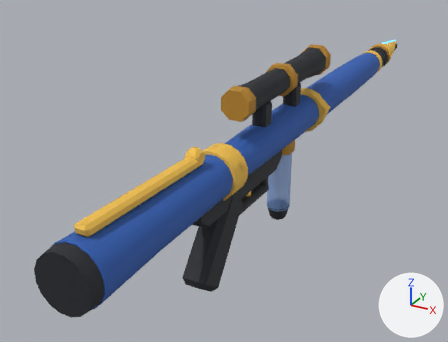
Before and after pictures for a commit that changed the glTF model roblox/assets/weapons-kit/src/w_dmr@dmr_pen.glb.
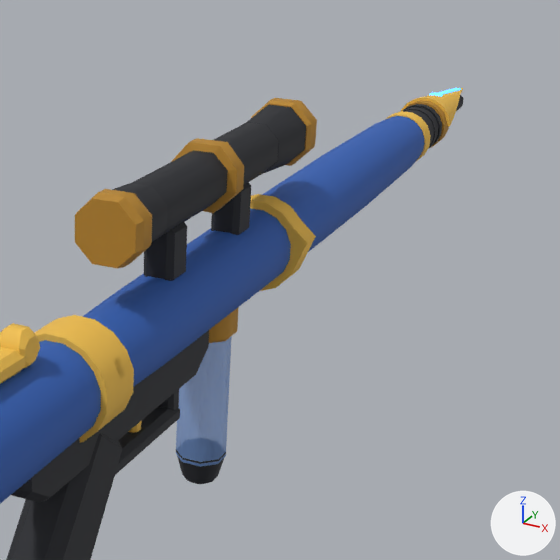
Each version is shown whole from a 50 mm camera at (0.466, -1.05, 0.439) aimed at (-0.133, 0.04, -0.106), then close up on the part from 42% to 98% of the width and 0% to 74% of the height. The lights are fixed; the arrows at lower right show +X, +Y and +Z. The first two pictures are the older version. Where no turn or scale is listed for an object, it has been applied to the vertices. Vertices at exactly the same position are counted once.

Names of what the first close-up shows: 'band_wzN', 'body_wzA', 'frame_wzB', 'grip2_wzB', 'grip_wzB', 'guard_wzB', 'mag_wzN.001', 'mount_wzB', 'scope_wzB', 'scope_wzN', 'stock_wzA', 'stock_wzN' and 7 more.
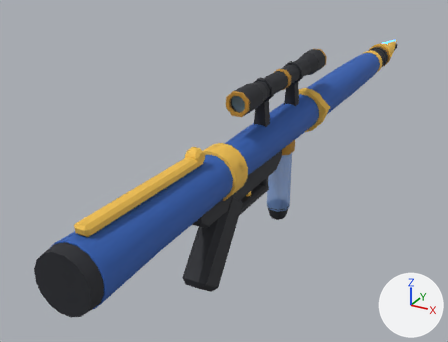
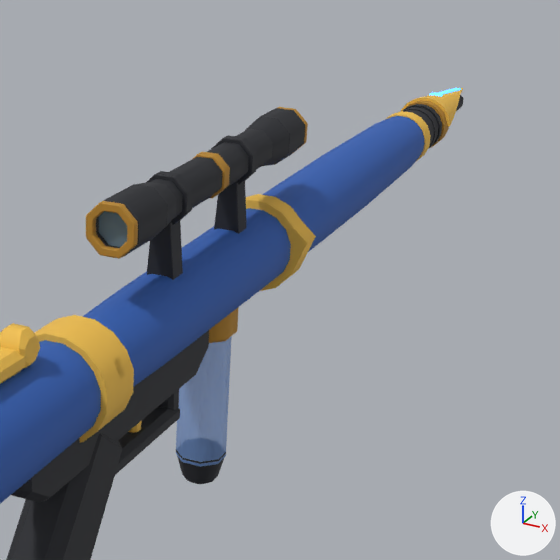
Pixel boxes (x1, y1, x2, y2) of what changed, in the close-ups (560 x 560 px):
'scope_wzB', reshaped
    before: (112, 105, 306, 242)
    after: (96, 108, 305, 280)
'scope_wzN', reshaped (8% narrower, 11% shorter)
    before: (75, 98, 317, 268)
    after: (86, 107, 308, 259)
'mount_wzB', deleted (black)
    before: (144, 182, 251, 281)
part 1 of me_scope_wzb, added (black)
    after: (211, 135, 257, 184)
part 2 of me_scope_wzb, added (black)
    after: (147, 171, 193, 225)
part 3 of me_scope_wzb, rebuilt
    before: (247, 105, 306, 173)
    after: (256, 108, 305, 164)
part 4 of me_scope_wzb, rebuilt
    before: (112, 183, 167, 242)
    after: (96, 185, 167, 256)
part 5 of me_scope_wzb, rebuilt
    before: (132, 122, 279, 240)
    after: (207, 129, 273, 188)
part 6 of me_scope_wzb, added (black)
    after: (151, 157, 223, 220)
part 7 of me_scope_wzb, added (black)
    after: (214, 181, 246, 234)
part 8 of me_scope_wzb, added (black)
    after: (147, 221, 183, 280)
part 9 of me_scope_wzn, added
    after: (277, 107, 308, 154)
part 10 of me_scope_wzn, added (orange)
    after: (86, 201, 138, 259)
part 11 of me_scope_wzn, added (orange)
    after: (193, 152, 230, 198)
part 12 of me_scope_wzn, deleted (orange)
    before: (251, 98, 317, 166)
part 13 of me_scope_wzn, deleted (orange)
    before: (75, 189, 152, 268)
part 14 of me_scope_wzn, deleted (orange)
    before: (171, 138, 244, 213)

Diff of the bpy script that builds the scene:
```diff
--- a/roblox/assets/weapons-kit/src/w_dmr@dmr_pen.glb.py
+++ b/roblox/assets/weapons-kit/src/w_dmr@dmr_pen.glb.py
@@ me_scope_wzb @@
 # used by ob_scope_wzb; location = (0.0, 0.0, 0.0)
-me_scope_wzb.from_pydata(...)  # 128 vertices, 244 faces; spans x -0.029..0.029, y -0.158..0.215, z 0.091..0.149
+me_scope_wzb.from_pydata(...)  # 528 vertices, 1024 faces; spans x -0.022..0.022, y -0.152..0.209, z 0.048..0.142
+# me_scope_wzb part 1: a new loose piece, a torus around y (ring radius 0.02, tube radius 0.006) spanning x -0.021..0.021, y 0.077..0.089, z 0.099..0.141, in mat_dark (black #24262c)
+# me_scope_wzb part 2: a new loose piece, a torus around y (ring radius 0.02, tube radius 0.006) spanning x -0.021..0.021, y -0.063..-0.051, z 0.099..0.141, in mat_dark (black #24262c)
+# me_scope_wzb part 3: the loose piece of 48 vertices spanning x -0.029..0.029, y 0.13..0.215, z 0.091..0.149 is rebuilt with 48 vertices and now spans x -0.022..0.022, y 0.165..0.209, z 0.098..0.142
+# me_scope_wzb part 4: the loose piece of 48 vertices spanning x -0.026..0.026, y -0.158..-0.1, z 0.093..0.146 is rebuilt with 48 vertices and now spans x -0.021..0.021, y -0.152..-0.1, z 0.099..0.141
+# me_scope_wzb part 5: the loose piece of 32 vertices spanning x -0.023..0.023, y -0.11..0.14, z 0.097..0.143 is rebuilt with 32 vertices and now spans x -0.017..0.017, y 0.031..0.137, z 0.103..0.137
+# me_scope_wzb part 6: a new loose piece of 32 vertices spanning x -0.017..0.017, y -0.076..0.019, z 0.103..0.137, in mat_dark (black #24262c)
+# me_scope_wzb part 7: a new loose piece of 24 vertices spanning x -0.013..0.013, y 0.073..0.093, z 0.048..0.103, in mat_dark (black #24262c)
+# me_scope_wzb part 8: a new loose piece of 24 vertices spanning x -0.013..0.013, y -0.067..-0.047, z 0.048..0.103, in mat_dark (black #24262c)
+# other edits to the shape of me_scope_wzb do not show in these pictures
 me_scope_wzb.materials.append(mat_dark)
@@ me_scope_wzn @@
 # used by ob_scope_wzn; location = (0.0, 0.0, 0.0)
-me_scope_wzn.from_pydata(...)  # 96 vertices, 180 faces; spans x -0.031..0.031, y -0.166..0.221, z 0.089..0.151
+me_scope_wzn.from_pydata(...)  # 288 vertices, 572 faces; spans x -0.022..0.022, y -0.158..0.215, z 0.098..0.142
+# me_scope_wzn part 9: a new loose piece, a torus around y (ring radius 0.02, tube radius 0.0042) spanning x -0.0222..0.0222, y 0.209..0.215, z 0.0978..0.1421, in mat_goldd (orange #b8862b)
+# me_scope_wzn part 10: a new loose piece, a torus around y (ring radius 0.0192, tube radius 0.0041) spanning x -0.0213..0.0213, y -0.158..-0.152, z 0.0986..0.1413, in mat_goldd (orange #b8862b)
+# me_scope_wzn part 11: a new loose piece of 32 vertices spanning x -0.019..0.019, y 0.019..0.031, z 0.101..0.139, in mat_goldd (orange #b8862b)
+# me_scope_wzn part 12: the loose piece of 32 vertices spanning x -0.031..0.031, y 0.194..0.221, z 0.089..0.151 is deleted
+# me_scope_wzn part 13: the loose piece of 32 vertices spanning x -0.028..0.028, y -0.166..-0.138, z 0.092..0.148 is deleted
+# me_scope_wzn part 14: 32 vertices removed from x -0.031..0.031, y 0.015..0.035, z 0.089..0.149
 me_scope_wzn.materials.append(mat_goldd)
@@ ob_mount_wzb @@
-ob_mount_wzb = bpy.data.objects.new('mount_wzB', me_mount_wzb)
-ob_mount_wzb.location = (0.0, 0.0, 0.0)
```
